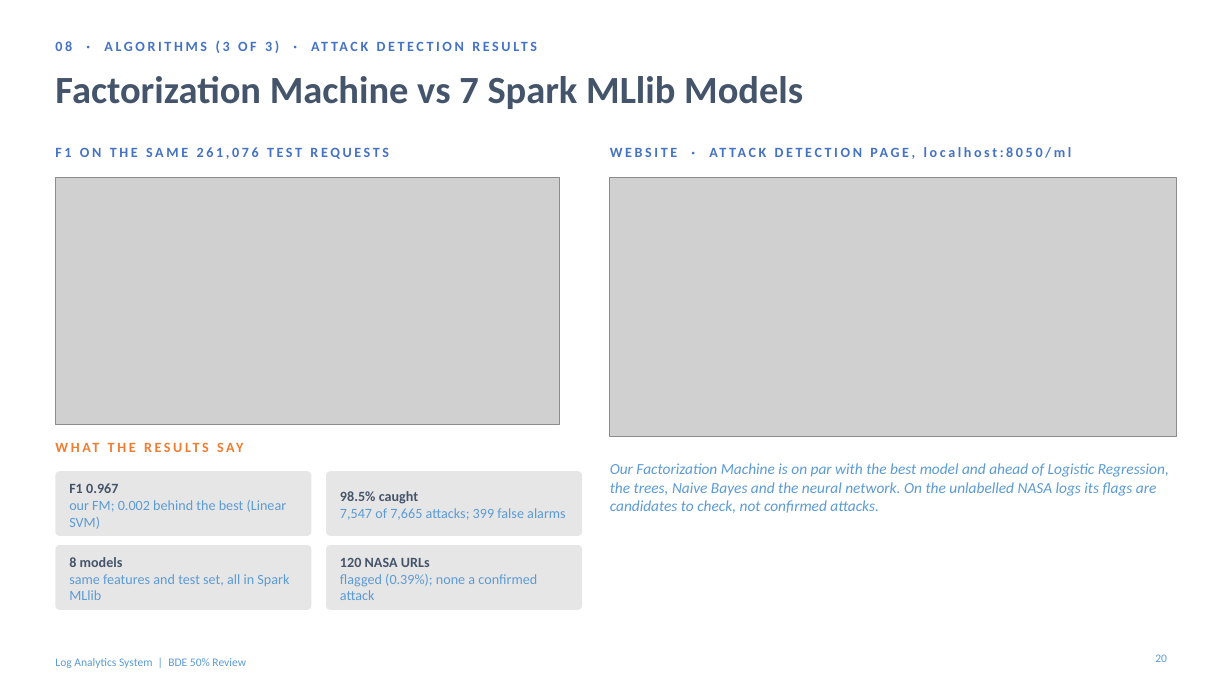
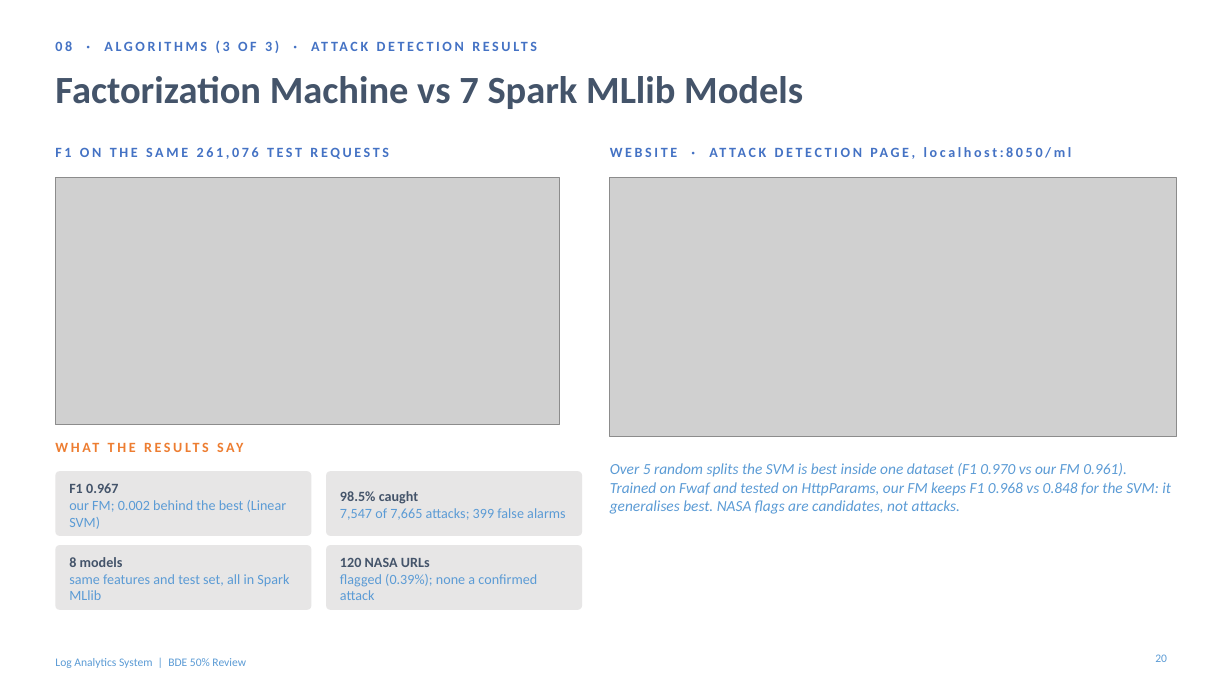
Before and after one commit to kushal040511/Web-server-log-analytics-system, a slide deck: slide 20 of docs/deck/pbl2_big_data_updated.pptx. Drawn at 1232x693 pixels with LibreOffice and Linux fonts; fonts in the diff are those of the drawing; grey boxes stand for pictures; background and template pictures are left out. Boxes give left, top, right and bottom in pixels: in the first picture for what was removed or moved away, otherwise in the second. Text is boxed around its words. In the diff, an @@ line names an element or a change of style, - is before the commit and + after.

```diff
--- a/docs/deck/pbl2_big_data_updated.pptx
+++ b/docs/deck/pbl2_big_data_updated.pptx
@@ text at (610,463,1171,514): text changed @@
-Our Factorization Machine is on par with the best model and ahead of Logistic Regression, the trees, Naive Bayes and the neural network. On the unlabelled NASA logs its flags are candidates to check, not confirmed attacks.
+Over 5 random splits the SVM is best inside one dataset (F1 0.970 vs our FM 0.961). Trained on Fwaf and tested on HttpParams, our FM keeps F1 0.968 vs 0.848 for the SVM: it generalises best. NASA flags are candidates, not attacks.
```
Also in this commit, not shown: 1 other slide changed, 28 other files.
